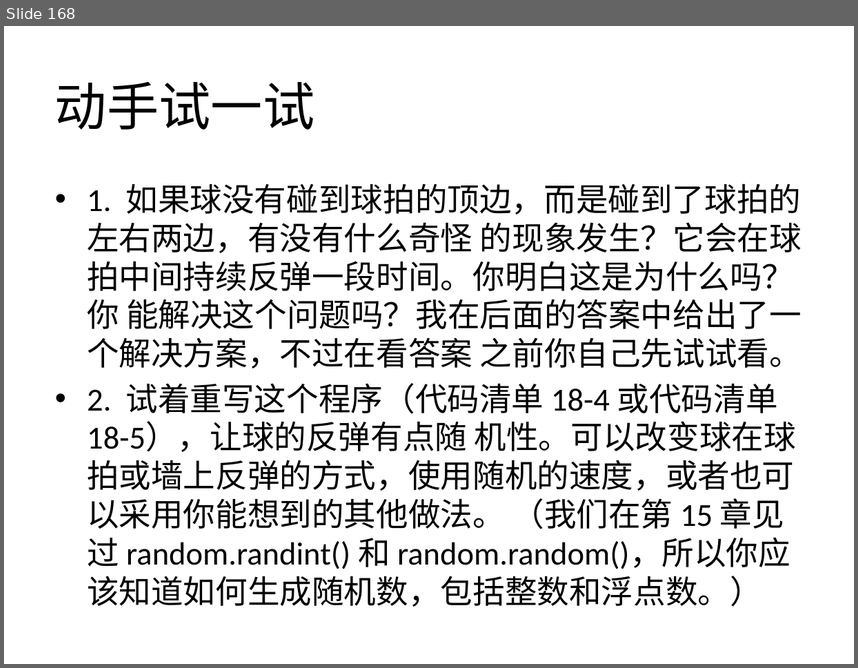
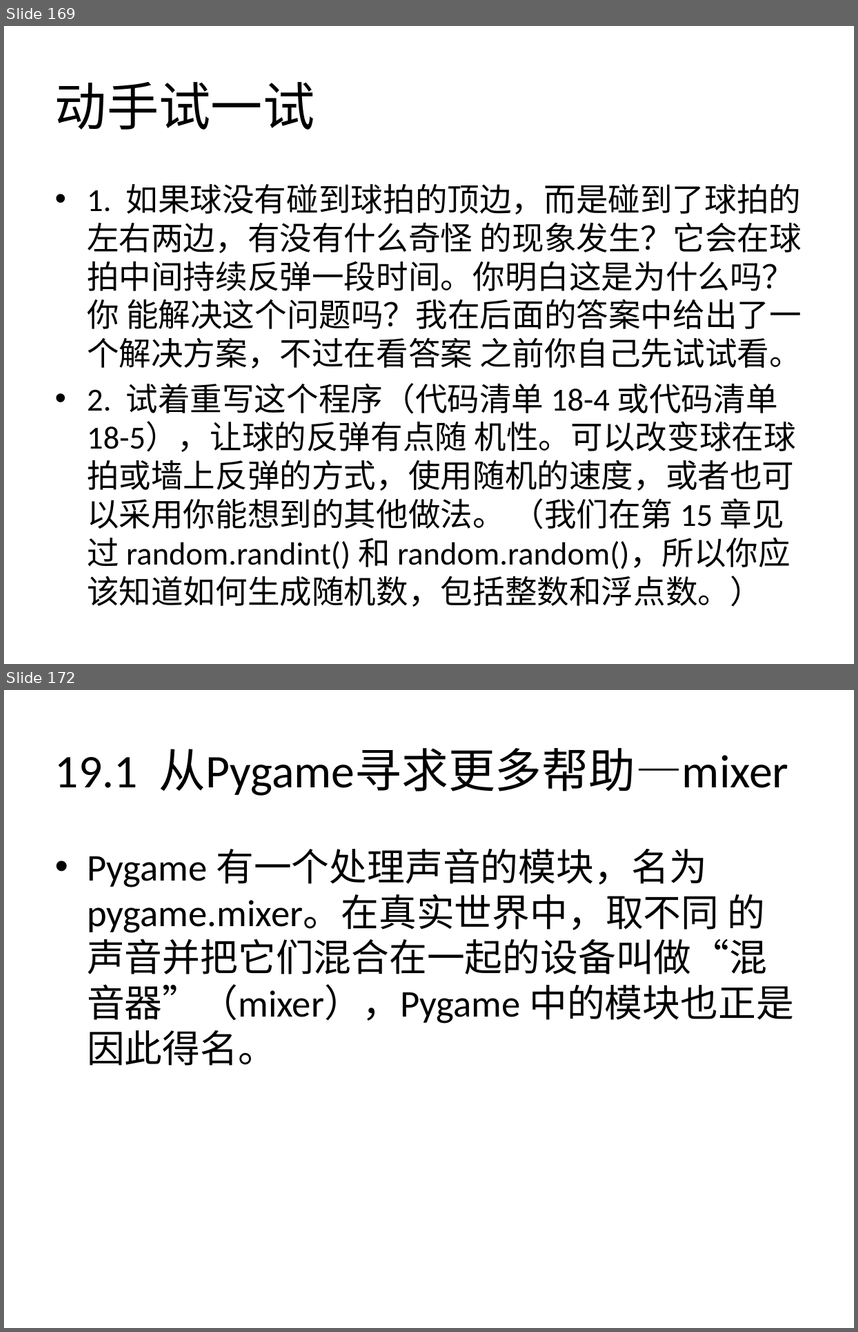
Before and after one commit to zhinan18/Python3, a slide deck: readme/Python3.pptx. Shown one above the other, each under a label of ours: slide 168 before the commit, slides 169 and 172 after it; the slides between them are not shown. The pictures are 858x668 and 858x1332 pixels, drawn with LibreOffice and Linux fonts; fonts in the diff are those of the drawing. Boxes give left, top, right and bottom in pixels: in the first picture for what was removed or moved away, otherwise in the second. Text is boxed around its words. In the diff, an @@ line names an element or a change of style, - is before the commit and + after.

```diff
--- a/readme/Python3.pptx
+++ b/readme/Python3.pptx
@@ slide 172 added at box(4, 690, 854, 1328), background #FFFFFF @@
@@ title added at box(55, 748, 789, 796), 39.6 pt, text #000000 @@
+19.1 从Pygame寻求更多帮助—mixer
@@ text added at box(87, 848, 793, 1065), 32 pt, text #000000 @@
+• Pygame 有一个处理声音的模块，名为 pygame.mixer。在真实世界中，取不同 的声音并把它们混合在一起的设备叫做“混音器”（mixer），Pygame 中的模块也正是 因此得名。
@@ what was slide 168 is now slide 169 @@
```
Also in this commit, not shown: 2 slides changed, 24 other slides added, 17 other files.
